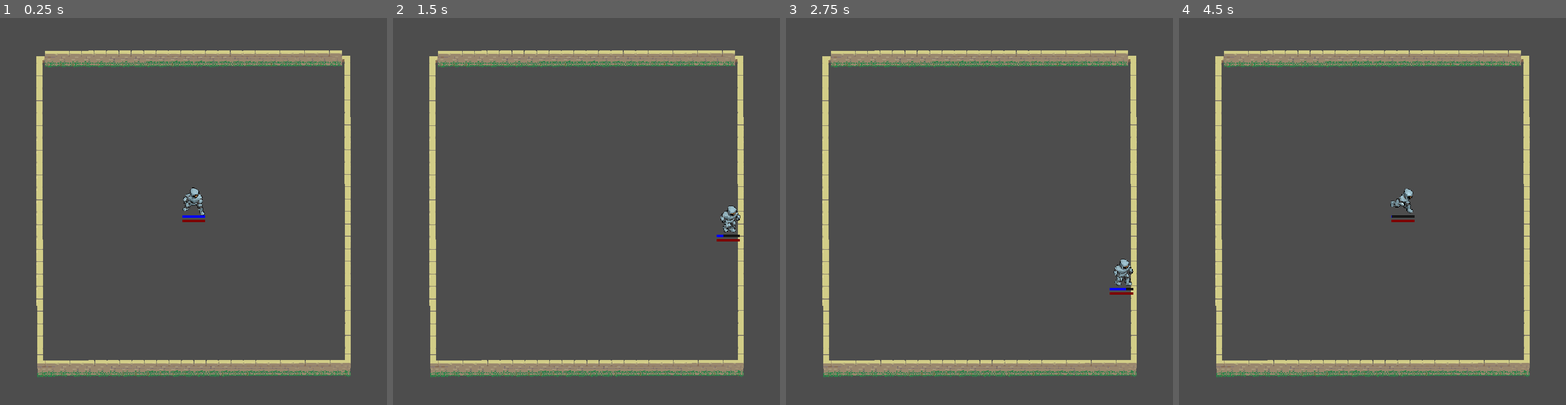
Above: before the commit, frames 1-4 (left to right).
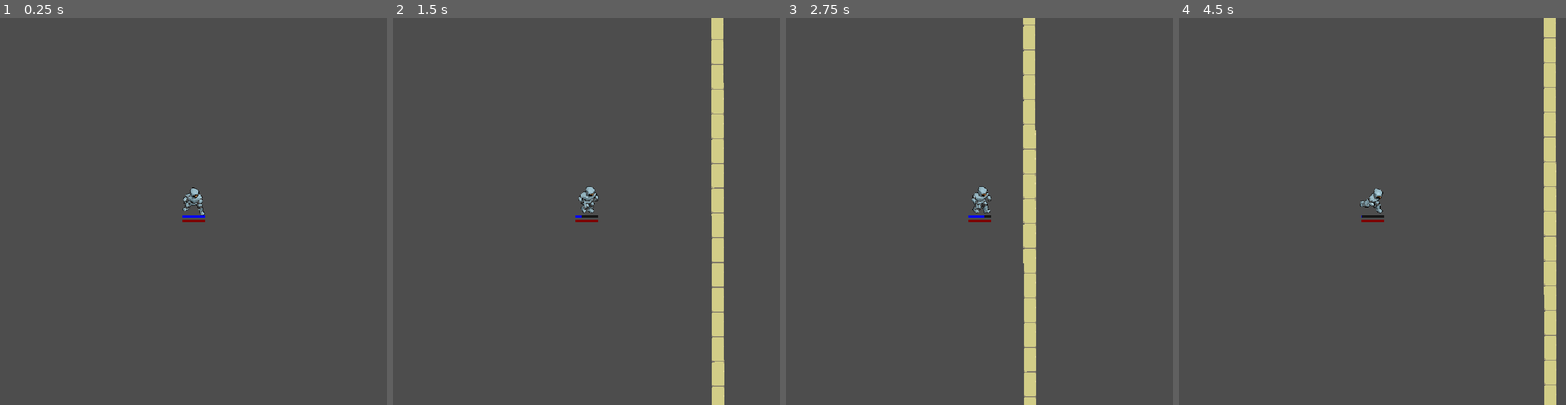
Above: after the commit, the same moments.

Repository: dgimb89/game-jams
Game: Godot game, scene res://scenes/game.tscn
The game is run twice, just before and just after one commit, with the same random seed, the same clock (stepped at 60 frames per second) and the same inputs.
Inputs:
- Up to frame 1 (0.25 s): no input
- Up to frame 2 (1.5 s): hold Right (move_right) 0.53-1.28 s; tap Space (dash) at 0.6, 1.35 s; hold Down (move_down) from 1.28 s (still down)
- Up to frame 3 (2.75 s): release Down (move_down) at 2.03 s; hold Right (move_right) from 2.03 s (still down); tap Space (dash) at 2.1 s
- Up to frame 4 (4.5 s): release Right (move_right) at 2.78 s; hold Up (move_up) 2.78-3.53 s; tap Space (dash) at 2.85, 3.6, 4.35 s; hold Left (move_left) from 3.53 s (still down)

The runs differ from the first frame. In frame 1, 9.0% of the frame differs, in the area x 9-91%, y 8-93%; in frame 2, 12%; in frame 3, 12%; in frame 4, 13%, in the area x 9-98%, y 0-100%.

Commit message:
Limit view on arena for incomplete information about enemy positioning in the arena, let camera follow the player

Diff:
--- a/tikal/scenes/game.tscn
+++ b/tikal/scenes/game.tscn
@@ -307,7 +307,8 @@
 [node name="CharacterBody2D" parent="." instance=ExtResource("1_uwrxv")]
 z_index = 3
 
-[node name="Camera2D" type="Camera2D" parent="."]
+[node name="Camera2D" type="Camera2D" parent="CharacterBody2D"]
+zoom = Vector2(2, 2)
 
 [node name="TileMap" type="TileMap" parent="."]
 rotation = -0.00218153
--- a/tikal/scenes/objects/spear.tscn
+++ b/tikal/scenes/objects/spear.tscn
@@ -1,32 +1,37 @@
-[gd_scene load_steps=4 format=3 uid="uid://b8tc7on3shbb3"]
+[gd_scene load_steps=5 format=3 uid="uid://b8tc7on3shbb3"]
 
 [ext_resource type="Texture2D" uid="uid://c4yxtng15cubv" path="res://assets/sprites/spear_23.png" id="1_0xoao"]
 [ext_resource type="Script" uid="uid://cybbth7577l81" path="res://scripts/objects/spear.gd" id="2_spear"]
 
-[sub_resource type="RectangleShape2D" id="RectangleShape2D_8xv5y"]
-size = Vector2(24.4898, 160)
+[sub_resource type="RectangleShape2D" id="RectangleShape2D_1klpy"]
+size = Vector2(60, 8)
+
+[sub_resource type="RectangleShape2D" id="RectangleShape2D_g3r68"]
+size = Vector2(60, 8)
 
 [node name="Spear" type="RigidBody2D"]
 collision_layer = 4
 collision_mask = 18
 gravity_scale = 0.0
 script = ExtResource("2_spear")
+max_velocity_loss = 500
+spear_speed = 450.0
 
 [node name="Spear23" type="Sprite2D" parent="."]
 position = Vector2(4.76837e-07, 0)
 rotation = 0.785398
-scale = Vector2(1.8, 1.8)
+scale = Vector2(0.9, 0.9)
 texture = ExtResource("1_0xoao")
 
 [node name="PhysicsCollisionShape" type="CollisionShape2D" parent="."]
-position = Vector2(-8, 0)
-scale = Vector2(2.45, -0.05)
-shape = SubResource("RectangleShape2D_8xv5y")
+position = Vector2(-3, 0)
+scale = Vector2(0.5, 0.5)
+shape = SubResource("RectangleShape2D_1klpy")
 
 [node name="Area2D" type="Area2D" parent="."]
 collision_layer = 8
 
 [node name="PickupCollisionShape" type="CollisionShape2D" parent="Area2D"]
-position = Vector2(-8, 0)
-scale = Vector2(2.45, -0.05)
-shape = SubResource("RectangleShape2D_8xv5y")
+position = Vector2(-3, 0)
+scale = Vector2(0.5, 0.5)
+shape = SubResource("RectangleShape2D_g3r68")
--- a/tikal/scenes/player.tscn
+++ b/tikal/scenes/player.tscn
@@ -390,8 +390,10 @@
 }]
 
 [node name="CharacterBody2D" type="CharacterBody2D" groups=["player"]]
+scale = Vector2(0.5, 0.5)
 collision_mask = 59
 script = ExtResource("1_g2els")
+speed = 150.0
 
 [node name="Hitbox" type="CollisionShape2D" parent="."]
 position = Vector2(0.999999, -28)
--- a/tikal/scripts/objects/spear.gd
+++ b/tikal/scripts/objects/spear.gd
@@ -3,10 +3,10 @@
 signal spear_picked_up
 
 @export var stop_below_velocity = 1
-@export var initial_velocity_loss = 400  # Slower initial deceleration
-@export var max_velocity_loss = 1000      # Maximum deceleration
+@export var initial_velocity_loss = 100  # Slower initial deceleration
+@export var max_velocity_loss = 300      # Maximum deceleration
 @export var deceleration_curve = 1.0     # How quickly we reach max deceleration
-@export var spear_speed = 800.0
+@export var spear_speed = 500.0
 
 @onready var area: Area2D = $Area2D
 
--- a/tikal/scripts/player.gd
+++ b/tikal/scripts/player.gd
@@ -6,7 +6,6 @@
 @export var dash_cooldown = 3.0
 @export var attack_duration = 0.5
 @export var attack_cooldown = 3.0
-@export var spear_speed = 500.0
 
 var can_dash = true
 var is_dashing = false
